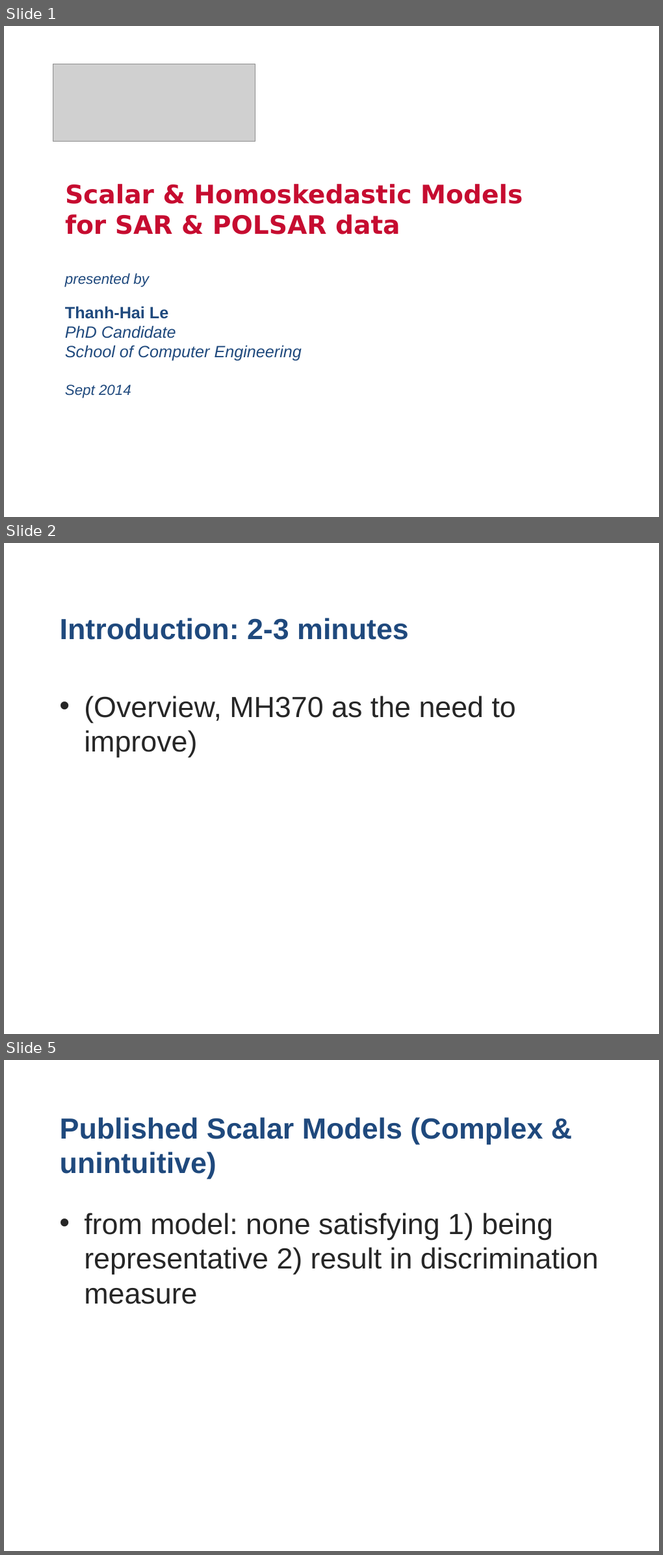
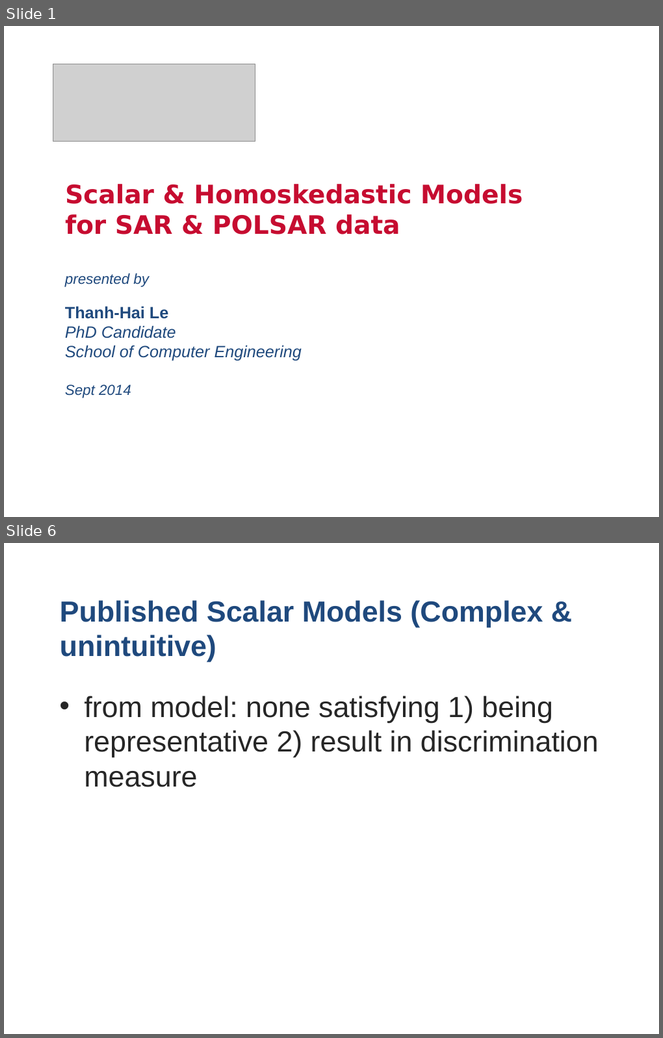
Before and after one commit to stivo-suong/thesis-latex-dev, a slide deck: oral_defense/Scalar & Homoskedastic Models for SAR & POLSAR.pptx.ppt. Shown one above the other, each under a label of ours: slides 1, 2 and 5 before the commit, slides 1 and 6 after it; the slides between them are not shown. The pictures are 663x1555 and 663x1038 pixels, drawn with LibreOffice and Linux fonts; fonts in the diff are those of the drawing; grey boxes stand for pictures; background and template pictures are left out. Boxes give left, top, right and bottom in pixels: in the first picture for what was removed or moved away, otherwise in the second. Text is boxed around its words. In the diff, an @@ line names an element or a change of style, - is before the commit and + after.

```diff
--- a/oral_defense/Scalar & Homoskedastic Models for SAR & POLSAR.pptx.ppt
+++ b/oral_defense/Scalar & Homoskedastic Models for SAR & POLSAR.pptx.ppt
@@ slide 2 removed at [4,543,659,1034], background #FFFFFF @@
@@ title removed at [60,618,409,640] @@
-Introduction: 2-3 minutes
@@ text removed at [84,696,516,757] @@
-• (Overview, MH370 as the need to improve)
@@ what was slide 5 is now slide 6 @@
```
Also in this commit, not shown: 1 slide changed, 3 slides added, 1 other slide removed, 1 other file.
